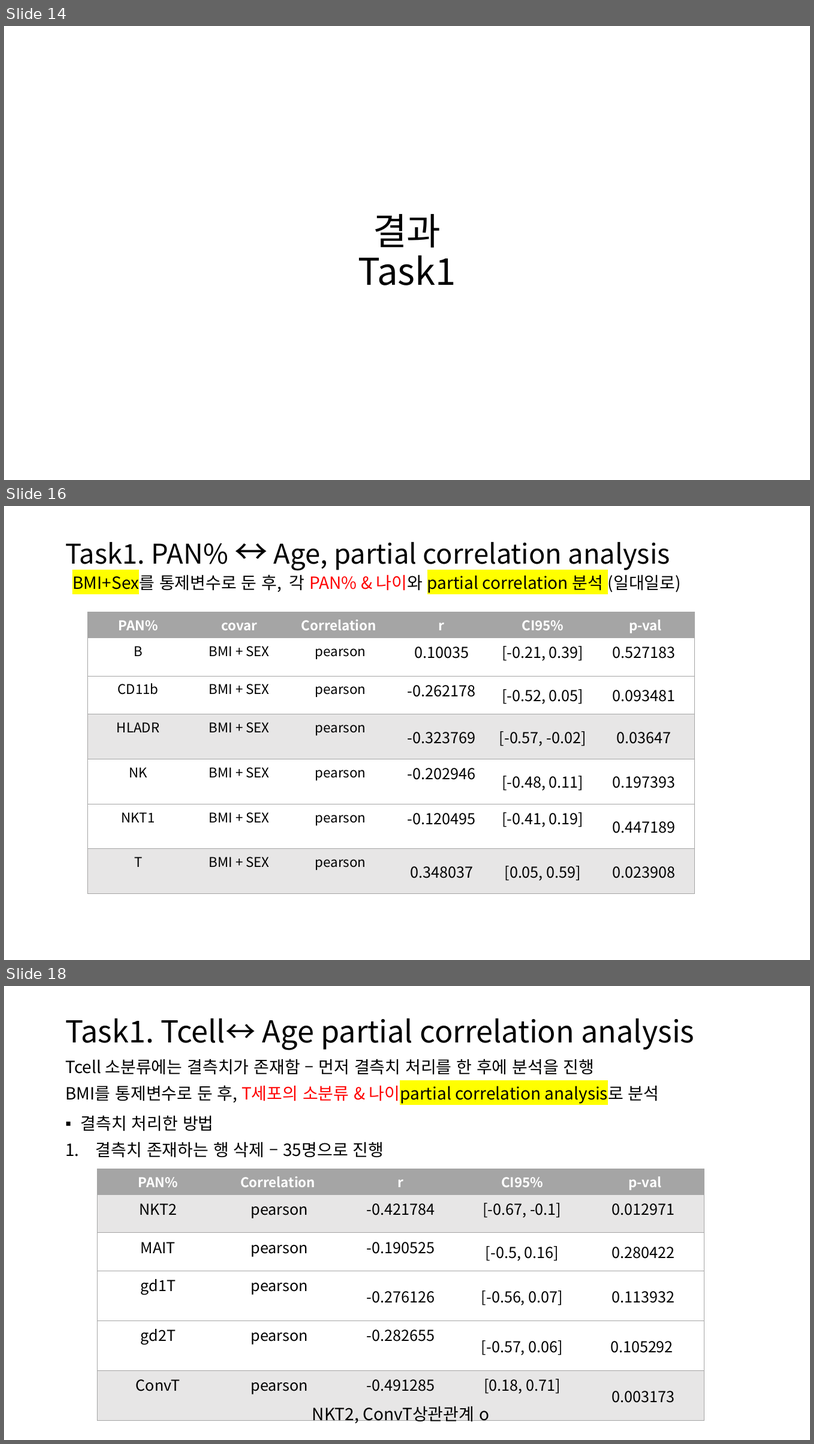
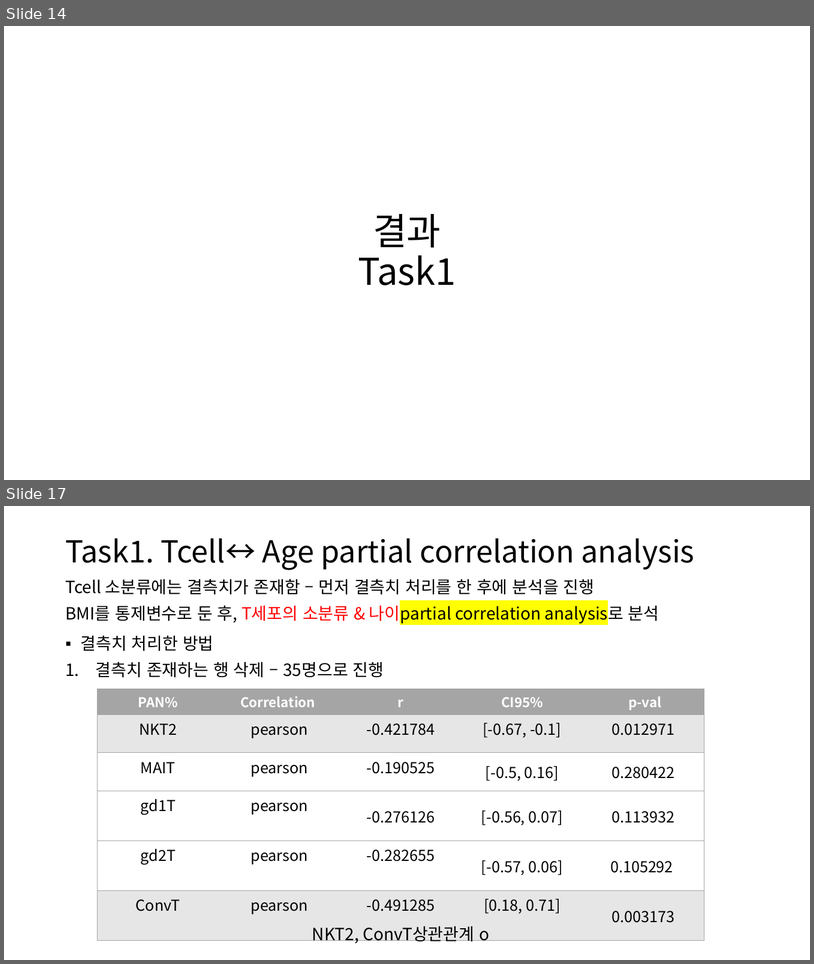
Before and after one commit to msyu787/Repository, a slide deck: 바이오마커.pptx. Shown one above the other, each under a label of ours: slides 14, 16 and 18 before the commit, slides 14 and 17 after it; the slides between them are not shown. The pictures are 814x1444 and 814x964 pixels, drawn with LibreOffice and Linux fonts; fonts in the diff are those of the drawing. Boxes give left, top, right and bottom in pixels: in the first picture for what was removed or moved away, otherwise in the second. Text is boxed around its words. In the diff, an @@ line names an element or a change of style, - is before the commit and + after.

```diff
--- a/바이오마커.pptx
+++ b/바이오마커.pptx
@@ slide 16 removed at <box>4,506,810,960</box>, background #FFFFFF @@
@@ title removed at <box>65,542,671,571</box> @@
-Task1. PAN% ↔ Age, partial correlation analysis
@@ text removed at <box>72,572,681,594</box> @@
-BMI+Sex를 통제변수로 둔 후, 각 PAN% & 나이와 partial correlation 분석 (일대일로)
@@ table removed at <box>87,612,693,883</box>, 7 rows, 6 columns @@
-PAN% | covar | Correlation | r | CI95% | p-val
-B | BMI + SEX | pearson | 0.10035 | [-0.21, 0.39] | 0.527183
-CD11b | BMI + SEX | pearson | -0.262178 | [-0.52, 0.05] | 0.093481
-HLADR | BMI + SEX | pearson | -0.323769 | [-0.57, -0.02] | 0.03647
-NK | BMI + SEX | pearson | -0.202946 | [-0.48, 0.11] | 0.197393
-NKT1 | BMI + SEX | pearson | -0.120495 | [-0.41, 0.19] | 0.447189
-T | BMI + SEX | pearson | 0.348037 | [0.05, 0.59] | 0.023908
@@ what was slide 18 is now slide 17 @@
```
Also in this commit, not shown: 4 slides changed, 2 other files.
